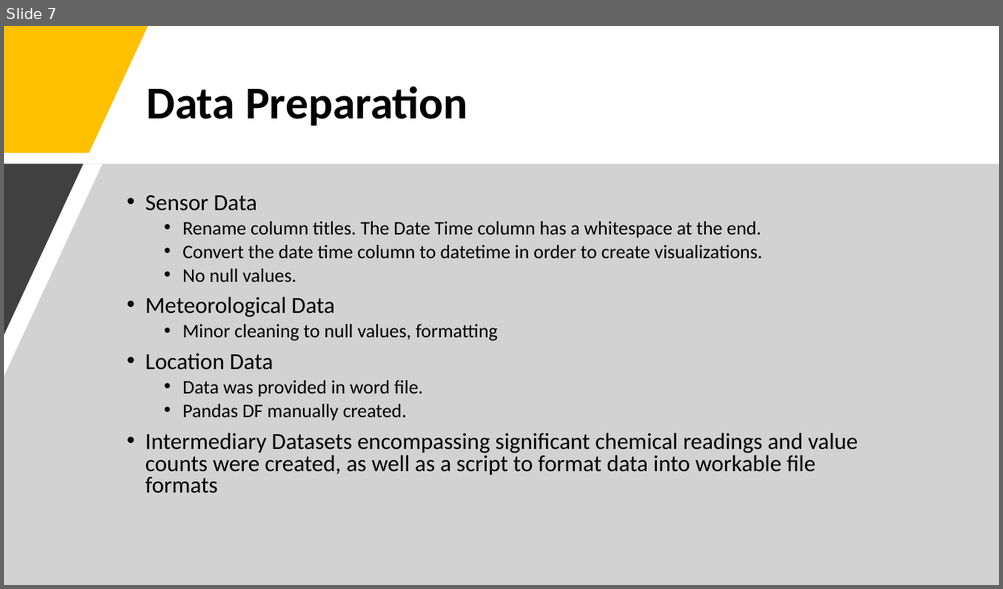
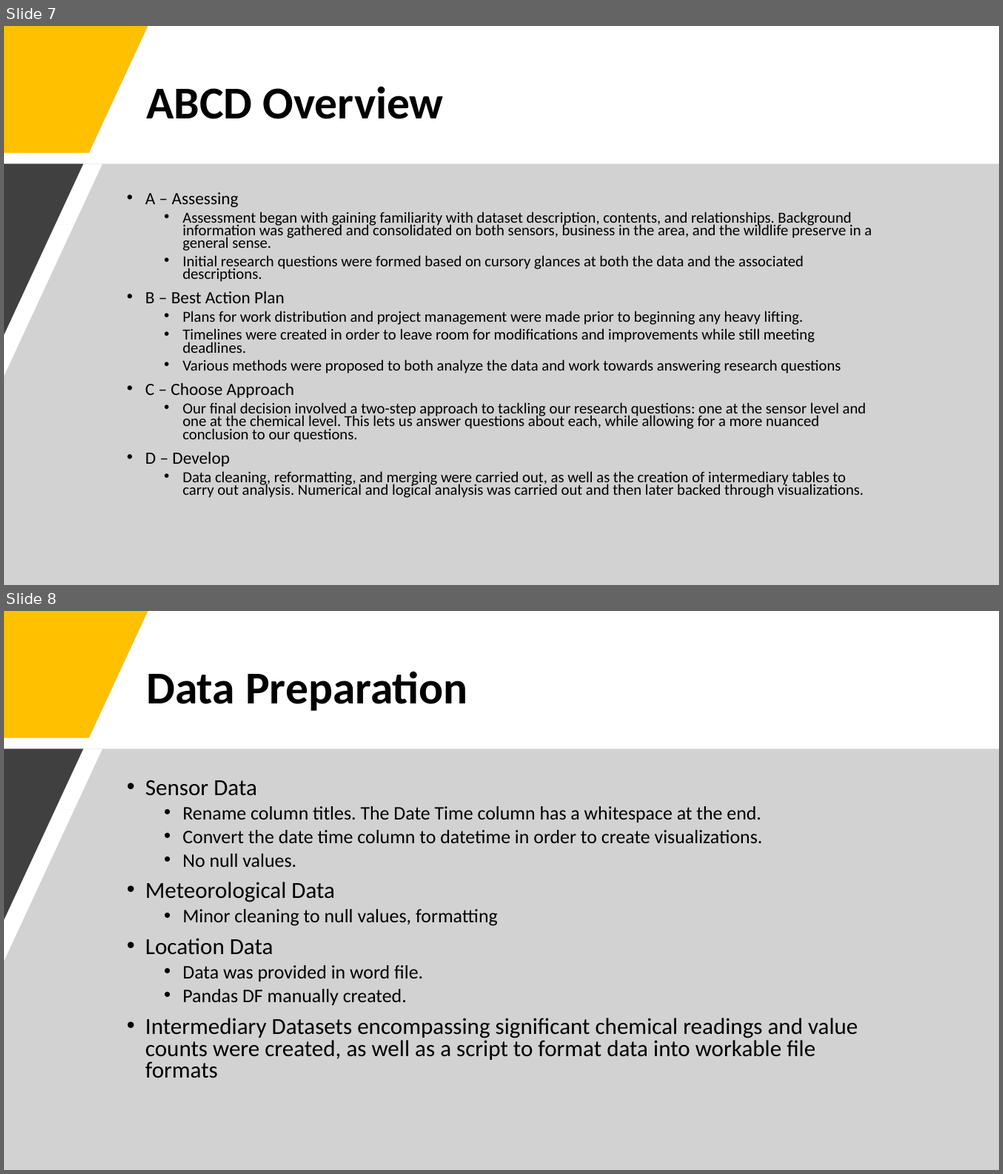
Before and after one commit to j-tice/capstone_final, a slide deck: Capstone Final Project Presentation.pptx. Shown one above the other, each under a label of ours: slide 7 before the commit, slides 7 and 8 after it. The pictures are 1003x589 and 1003x1174 pixels, drawn with LibreOffice and Linux fonts; fonts in the diff are those of the drawing. Boxes give left, top, right and bottom in pixels: in the first picture for what was removed or moved away, otherwise in the second. Text is boxed around its words. In the diff, an @@ line names an element or a change of style, - is before the commit and + after.

Commit message:
final version of presentation fr this time

```diff
--- a/Capstone Final Project Presentation.pptx
+++ b/Capstone Final Project Presentation.pptx
@@ slide 7 added at [4, 26, 999, 585], background #FFFFFF @@
@@ freeform shape added at [4, 26, 148, 153], fill #FFC000 @@
@@ title added at [146, 86, 443, 119], 44 pt, text #000000, bold @@
+ABCD Overview
@@ freeform shape added at [4, 164, 999, 585], fill #A6A6A6 at 50% opacity @@
@@ freeform shape added at [4, 164, 83, 335], fill #404040 @@
@@ text added at [145, 192, 871, 498], 14.8 pt, text #000000 @@
+• A – Assessing
+  • Assessment began with gaining familiarity with dataset description, contents, and relationships. Background information was gathered and consolidated on both sensors, business in the area, and the wildlife preserve in a general sense.
+  • Initial research questions were formed based on cursory glances at both the data and the associated descriptions.
+• B – Best Action Plan
+  • Plans for work distribution and project management were made prior to beginning any heavy lifting.
+  • Timelines were created in order to leave room for modifications and improvements while still meeting deadlines.
+  • Various methods were proposed to both analyze the data and work towards answering research questions
+• C – Choose Approach
+  • Our final decision involved a two-step approach to tackling our research questions: one at the sensor level and one at the chemical level. This lets us answer questions about each, while allowing for a more nuanced conclusion to our questions.
+• D – Develop
+  • Data cleaning, reformatting, and merging were carried out, as well as the creation of intermediary tables to carry out analysis. Numerical and logical analysis was carried out and then later backed through visualizations.
@@ what was slide 7 is now slide 8 @@
```
